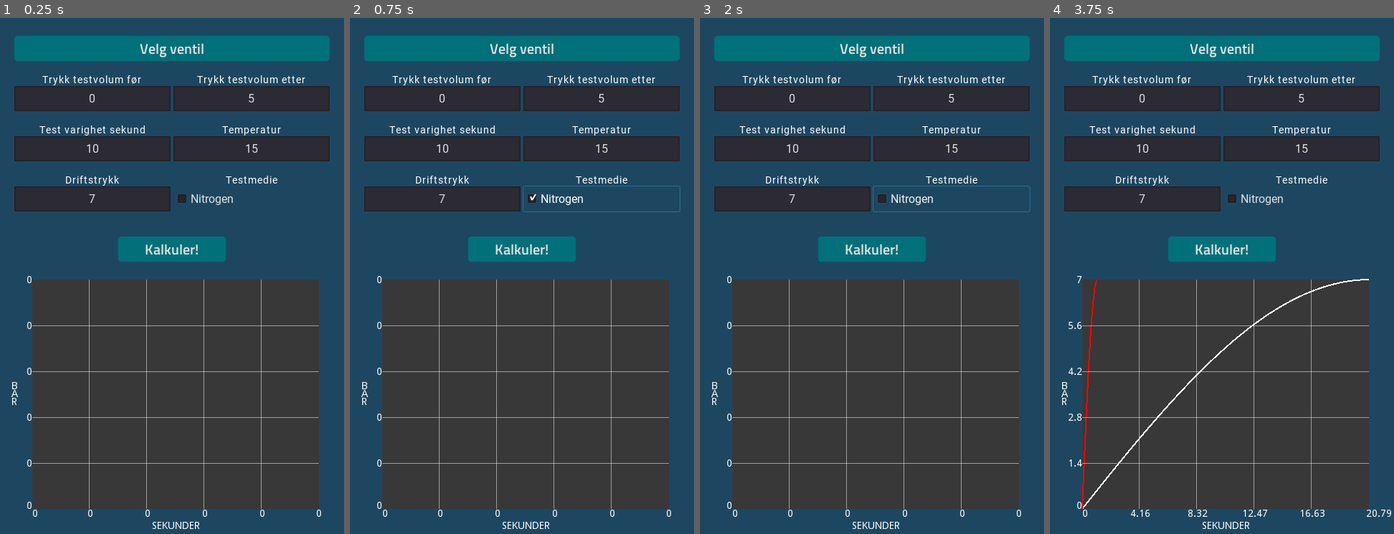
Above: before the commit, frames 1-4 (left to right).
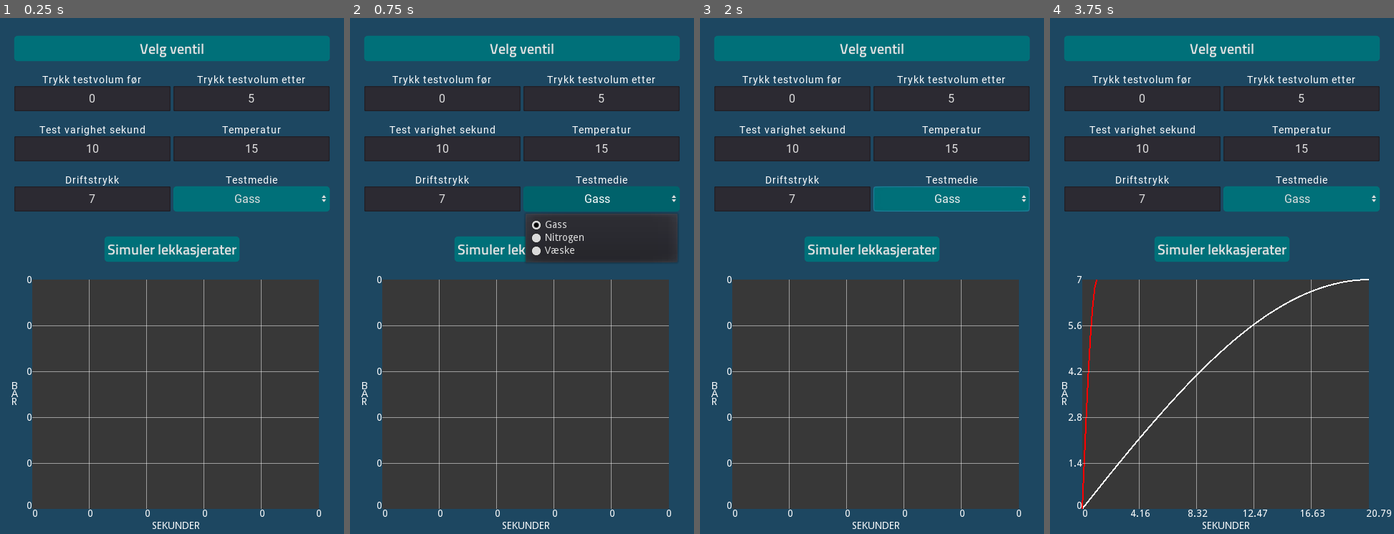
Above: after the commit, the same moments.

Repository: Keroflux/Critical-leak-test
Game: Godot game, scene res://Control.tscn
The game is run twice, just before and just after one commit, with the same random seed, the same clock (stepped at 60 frames per second) and the same inputs.
Inputs (mouse positions are in pixels of both pictures, inside the frame that each line leads up to):
- Up to frame 1 (0.25 s): no input
- Up to frame 2 (0.75 s): click (601, 198) at 0.5 s, where only the run before the commit has a clickable "Nitrogen"
- Up to frame 3 (2 s): click (951, 198) at 1.25 s, where only the run after the commit has a clickable "Gass"
- Up to frame 4 (3.75 s): click "Kalkuler!" (after the commit: "Simuler lekkasjerater") at 2 s; click "Velg ventil" at 2.75 s; click "Tilbake" at 3.5 s

The runs differ from the first frame. In frame 1, 2.9% of the frame differs, in the area x 30-96%, y 32-48%; in frame 2, 7.0%, in the area x 30-97%, y 32-48%; in frame 3, 3.1%; in frame 4, 2.9%.

Commit message:
Ryddet litt

Diff:
--- a/Control.tscn
+++ b/Control.tscn
@@ -21,6 +21,27 @@
 [sub_resource type="StyleBoxFlat" id=2]
 bg_color = Color( 0, 0.439216, 0.47451, 1 )
 border_blend = true
+corner_radius_top_left = 5
+corner_radius_top_right = 5
+corner_radius_bottom_right = 5
+corner_radius_bottom_left = 5
+
+[sub_resource type="StyleBoxFlat" id=6]
+bg_color = Color( 0, 0.384314, 0.419608, 1 )
+corner_radius_top_left = 5
+corner_radius_top_right = 5
+corner_radius_bottom_right = 5
+corner_radius_bottom_left = 5
+
+[sub_resource type="StyleBoxFlat" id=7]
+bg_color = Color( 0, 0.384314, 0.419608, 1 )
+corner_radius_top_left = 5
+corner_radius_top_right = 5
+corner_radius_bottom_right = 5
+corner_radius_bottom_left = 5
+
+[sub_resource type="StyleBoxFlat" id=5]
+bg_color = Color( 0, 0.439216, 0.47451, 1 )
 corner_radius_top_left = 5
 corner_radius_top_right = 5
 corner_radius_bottom_right = 5
@@ -200,16 +221,22 @@
 align = 1
 valign = 1
 
-[node name="Nitrogen" type="CheckBox" parent="VBoxContainer/MarginContainer/VBoxContainer/HBoxContainer/VBoxContainer2"]
+[node name="Medie" type="OptionButton" parent="VBoxContainer/MarginContainer/VBoxContainer/HBoxContainer/VBoxContainer2"]
 unique_name_in_owner = true
 margin_top = 140.0
 margin_right = 218.0
 margin_bottom = 175.0
 rect_min_size = Vector2( 0, 35 )
 custom_fonts/font = ExtResource( 4 )
-text = "Nitrogen"
-
-[node name="Label" type="Label" parent="VBoxContainer/MarginContainer/VBoxContainer/HBoxContainer/VBoxContainer2/Nitrogen"]
+custom_styles/hover = SubResource( 6 )
+custom_styles/pressed = SubResource( 7 )
+custom_styles/normal = SubResource( 5 )
+text = "Gass"
+align = 1
+items = [ "Gass", null, false, 0, null, "Nitrogen", null, false, 1, null, "Væske", null, false, 2, null ]
+selected = 0
+
+[node name="Label" type="Label" parent="VBoxContainer/MarginContainer/VBoxContainer/HBoxContainer/VBoxContainer2/Medie"]
 anchor_right = 1.0
 margin_top = -17.0
 custom_fonts/font = ExtResource( 5 )
@@ -223,15 +250,15 @@
 margin_bottom = 315.0
 
 [node name="Button" type="Button" parent="VBoxContainer/MarginContainer/VBoxContainer/CenterContainer"]
-margin_left = 145.0
-margin_right = 295.0
+margin_left = 126.0
+margin_right = 314.0
 margin_bottom = 35.0
 rect_min_size = Vector2( 150, 35 )
 size_flags_horizontal = 3
 custom_fonts/font = SubResource( 4 )
 custom_styles/hover = SubResource( 3 )
 custom_styles/normal = SubResource( 2 )
-text = "Kalkuler!"
+text = " Simuler lekkasjerater "
 
 [node name="MarginContainer2" type="MarginContainer" parent="VBoxContainer"]
 margin_top = 365.0
@@ -322,6 +349,7 @@
 text = "0"
 
 [connection signal="pressed" from="VBoxContainer/MarginContainer/VBoxContainer/ValveSearch" to="." method="_open_Valve_search"]
+[connection signal="item_selected" from="VBoxContainer/MarginContainer/VBoxContainer/HBoxContainer/VBoxContainer2/Medie" to="." method="_on_Medie_item_selected"]
 [connection signal="pressed" from="VBoxContainer/MarginContainer/VBoxContainer/CenterContainer/Button" to="." method="_run_calculations"]
 [connection signal="mouse_entered" from="VBoxContainer/MarginContainer2/Trend" to="VBoxContainer/MarginContainer2/Trend" method="_on_Trend_mouse_entered"]
 [connection signal="mouse_exited" from="VBoxContainer/MarginContainer2/Trend" to="VBoxContainer/MarginContainer2/Trend" method="_on_Trend_mouse_exited"]
--- a/Lekkasje.gd
+++ b/Lekkasje.gd
@@ -1,32 +1,33 @@
 extends Control
 
 var tag : String = "A-VC23-0263"
-var type : String = "Valve"
-
-# Variabler til bruk i kalkulering av lekkasje kriterie
-var MW: float = 28.01 	# MOL vekt for test medie
-var P1: float = 2.0 	# Trykk utenfor testvolum
-var P2: float = 1.0 	# Trykk i testvolum før test
-var PB: float = 1.0 	# Trykk i testvolum etter test
-var T: float = 15.0 	# Temperatur test medie
-var Di: float= 372.0 	# Indre rør diameter
-var Z: float = 0.98 	# Kompressabilitet til testmedie
-
-# Variabler til kalkulering av lekkasjerate under test
+var type : String = "Check"
+var medie : String = "Gass"
+
+# Variabler til bruk i kalkulering av lekkasjerater
+# Blir satt av bruker
+var P1: float = 2.0 			# Trykk utenfor testvolum
+var P2: float = 1.0 			# Trykk i testvolum før test
+var PB: float = 1.0 			# Trykk i testvolum etter test
+var T: float = 288.15 			# Temperatur test medie i Kelvin
+var test_time: float = 900.0	# Testvarighet i sekunder
 var volume: float = 0.11876		# Testvolumet i m3
+# Blir satt av valgt ventil
+var MW: float = 28.01 			# MOL vekt for test medie
+var Di: float= 372.0 			# Indre rør diameter
+var Z: float = 0.98 			# Kompressabilitet til testmedie
+
 const R: float = 8314.5			# Gasskonstanten
-var test_time: float = 900.0	# Testvarighet i sekunder
-
-var P2_crit: Array = []		# Lagring av trend ved integrering av kriterie
-var P2_test: Array = []		# Lagring av trend ved integrering av test
+
+var P2_crit: Array = []			# Lagring av trend ved integrering av kriterie
+var P2_test: Array = []			# Lagring av trend ved integrering av test
 
 var search_box = preload("res://ValveSelector.tscn")
 var results_box = preload("res://ResultsPage.tscn")
 
 
 # Kalkulerer lekkasjekriterie i kg / s
-func calc_leak_crit_gas(ori: float, dp: float)->float:
-	var K: float = 273.15 + T
+func max_leak_gas(ori: float, dp: float)->float:
 	var dP: float = dp
 	if P1 == 0:
 		P1 = 1
@@ -35,7 +36,7 @@
 	var Yo: float = 1.008 - 0.338 * Pr
 	if Pr < 0.29:
 		Yo = 1 - 0.31 * Pr
-	var dg: float = (MW * P1) / (0.08314 * K * Z)
+	var dg: float = (MW * P1) / (0.08314 * T * Z)
 	var kg_h: float = Do * Do * Yo * 0.62 * 1.265 * pow((dP * dg), 0.5)
 	var kg_s: float = kg_h / 3600
 	kg_s = abs(kg_s)
@@ -43,10 +44,9 @@
 
 
 # Kalkulerer (gjennimsnitt) lekkasje under test i kg / s
-func calc_leak_rate_gas()->float:
-	var K: float = 273.15 + T
-	var m1: float = P2 * 100000 * volume * MW / (Z * R * K)
-	var m2: float = PB * 100000 * volume * MW / (Z * R * K)
+func avg_leak_gas()->float:
+	var m1: float = P2 * 100000 * volume * MW / (Z * R * T)
+	var m2: float = PB * 100000 * volume * MW / (Z * R * T)
 	var kg_s: float = (m1 - m2) / test_time
 #	var n: float = (m2 * 1000) / MW
 #	var z: float = (PB * 100000 * volume) / (n * (R / 1000) * K)
@@ -55,9 +55,8 @@
 
 
 func calc_leak_rate_trend(pb, time, p2 = 1)->float:
-	var K: float = 273.15 + T
-	var m1: float = p2 * 100000 * volume * MW / (Z * R * K)
-	var m2: float = pb * 100000 * volume * MW / (Z * R * K)
+	var m1: float = p2 * 100000 * volume * MW / (Z * R * T)
+	var m2: float = pb * 100000 * volume * MW / (Z * R * T)
 	if time == 0:
 		return 0.0
 	var kg_s: float = (m1 - m2) / time
@@ -66,9 +65,8 @@
 
 
 # Kalkulering orifice diameter ved gitt lekkasje
-func calc_orifice(kgs: float)->float:
+func calc_orifice_gas(kgs: float)->float:
 	var kgh = kgs * 3600
-	var K: float = 273.15 + T
 	var dP: float = P1 - P2
 	if P1 == 0:
 		P1 = 1
@@ -76,28 +74,27 @@
 	var Yo: float = 1.008 - 0.338 * Pr
 	if Pr < 0.29:
 		Yo = 1 - 0.31 * Pr
-	var dg: float = (MW * P1) / (0.08314 * K * Z)
+	var dg: float = (MW * P1) / (0.08314 * T * Z)
 	var orifice = sqrt(kgh / (Yo * 0.62 * 1.265 * pow((dP * dg), 0.5)))
 	return orifice
 
 
 # Regner ut sekunder det vil ta å nå 0 dP i testsegmentet ved en gitt orifice
 # og lagrer punkter for å lage trend til forventet trykkutvikling
-func simulate_pressure_buildup(type: String, ori: float)->float:
+func simulate_gas(type: String, ori: float)->float:
 	var sec: float = 0.0
 	var count: int = 15
 	var step: float = 0.01
-	var K: float = 273.15 + T
 	var p1 = P1
 	var p2 = P2
-	var gas_const = 100000 * volume * MW / (Z * R * K)
+	var gas_const = 100000 * volume * MW / (Z * R * T)
 	if type == "Criteria":
 		P2_crit.clear()
 	else:
 		P2_test.clear()
 	while p2 < p1:
 		var m1: float = p2 * gas_const
-		var leak = calc_leak_crit_gas(ori, p1 - p2)
+		var leak = max_leak_gas(ori, p1 - p2)
 		m1 += leak * step
 		p2 = m1 / gas_const
 		sec += step
@@ -112,7 +109,7 @@
 
 
 # Kalkulerer den høyeste (første) lekkasjeraten under testen fra gjennomsnittet
-func find_real_leak(orifice, kgs):
+func find_real_leak_gas(orifice, kgs):
 	var numw = 0
 	var numf = 0
 	var p0 = P2								#Trykk før test
@@ -121,9 +118,8 @@
 	var p = PB								#Trykk etter test
 	var ori_pre = kgs / (P1 - P2) * 25	#Predikerer en sikker økning av orifice før loopen
 	var predicted_orifice = orifice + ori_pre #Orifice testraten tilsvarer
-	var K = T + 273.15
-	var gas_const = 100000 * volume * MW / (Z * R * K)
-	var d_g = (MW * P1) / (0.08314 * K * Z)
+	var gas_const = 100000 * volume * MW / (Z * R * T)
+	var d_g = (MW * P1) / (0.08314 * T * Z)
 	var ab = 0.62 * 1.265
 	var m0 = p0 * gas_const			#Masse ved teststart
 	var dt := 0.02 					#Tidsenhet
@@ -162,10 +158,10 @@
 			print("End pressure: ", p0)
 			print("Number of for: ", numf)
 			print("Number of while: ", numw)
-			return calc_leak_crit_gas(predicted_orifice, p0 - P2)
+			return max_leak_gas(predicted_orifice, p0 - P2)
 
 # Ekstra funksjon for test av optimalsiering
-func find_real_leak2(orifice, kgs):
+func find_real_leak_gas2(orifice, kgs):
 	var numw = 0
 	var numf = 0
 	var p0 = P2								#Trykk før test
@@ -174,9 +170,8 @@
 	var p = PB								#Trykk etter test
 	var ori_pre = kgs / (P1 - P2) * 25	#Predikerer en sikker økning av orifice før loopen
 	var predicted_orifice = orifice + ori_pre #Orifice testraten tilsvarer
-	var K = T + 273.15
-	var gas_const = 100000 * volume * MW / (Z * R * K)
-	var d_g = (MW * P1) / (0.08314 * K * Z)
+	var gas_const = 100000 * volume * MW / (Z * R * T)
+	var d_g = (MW * P1) / (0.08314 * T * Z)
 	var ab = 0.62 * 1.265
 	var m0 = p0 * gas_const			#Masse ved teststart
 	var dt := 2.0 					#Tidsenhet
@@ -219,14 +214,14 @@
 				print("End pressure: ", p0)
 				print("Number of for: ", numf)
 				print("Number of while: ", numw)
-				return calc_leak_crit_gas(predicted_orifice, p0 - P2)
+				return max_leak_gas(predicted_orifice, p0 - P2)
 
 
 # Setter verdier for testmedie og ventil
 func set_test_variables()->void:
 	var valve = VALVES.valves[tag]
 
-	if $"%Nitrogen".pressed:
+	if medie == "Nitrogen":
 		MW = 28.01
 		Z = 0.98
 	else:
@@ -243,11 +238,12 @@
 	P2 = float($"%PressureStart".text) + 1
 	P1 = float($"%PressureExternal".text) + 1
 	PB = float($"%PressureAfter".text) + 1
-	T = float($"%Temperatur".text)
+	T = float($"%Temperatur".text) + 273.15
 	if P2 > P1:
 		P1 = float($"%PressureStart".text) + 1
 		P2 = float($"%PressureExternal".text) + 1
 		PB = float($"%PressureStart".text) + 1
+
 	test_time = float($"%TestTime".text)
 
 
@@ -276,22 +272,21 @@
 	var crit_orifice
 	if type == "Valve":
 		kgs_crit = 0.05
-		print(kgs_crit)
-		crit_orifice = calc_orifice(kgs_crit)
-	else:
-		kgs_crit = calc_leak_crit_gas(Di / 10, P1 - P2)
+		crit_orifice = calc_orifice_gas(kgs_crit)
+	else:
+		kgs_crit = max_leak_gas(Di / 10, P1 - P2)
 		crit_orifice = Di / 10
-	var sec_crit = simulate_pressure_buildup("Criteria", crit_orifice)
-	var kgs_test = calc_leak_rate_gas()
-	var test_orifice = calc_orifice(kgs_test)
+	var sec_crit = simulate_gas("Criteria", crit_orifice)
+	var kgs_test = avg_leak_gas()
+	var test_orifice = calc_orifice_gas(kgs_test)
 	var time_start = OS.get_ticks_msec()
-	find_real_leak(test_orifice, kgs_test)
+	find_real_leak_gas(test_orifice, kgs_test)
 	print("Loop time: ",OS.get_ticks_msec() - time_start, " ms\n")
 	time_start = OS.get_ticks_msec()
-	var kgs_real = find_real_leak2(test_orifice, kgs_test)
+	var kgs_real = find_real_leak_gas2(test_orifice, kgs_test)
 	print("Loop time: ",OS.get_ticks_msec() - time_start, " ms\n")
-	test_orifice = calc_orifice(kgs_real)
-	var sec_test = simulate_pressure_buildup("Test", test_orifice)
+	test_orifice = calc_orifice_gas(kgs_real)
+	var sec_test = simulate_gas("Test", test_orifice)
 	init_trend(sec_test, sec_crit)
 
 	var a = results_box.instance()
@@ -332,3 +327,7 @@
 func _open_Valve_search():
 	var a = search_box.instance()
 	add_child(a)
+
+
+func _on_Medie_item_selected(index):
+	medie = $"%Medie".get_item_text(index)
Not shown: 1 places in Control.tscn that only renumber resources
